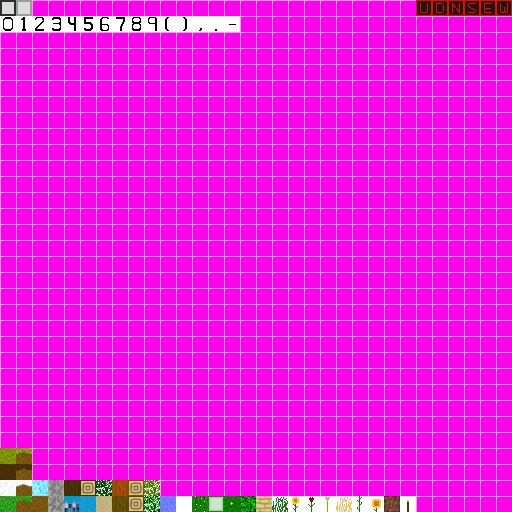
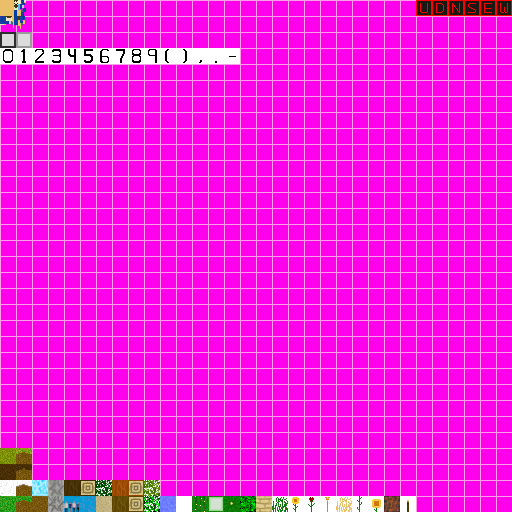
Before/after of a (512, 512) layered artwork. What changed in the layer stack:
added layer "texture.png copy" above "Pasted Layer" over [0, 0, 26, 29]
painted on "Pasted Layer" over [0, 0, 240, 64]
